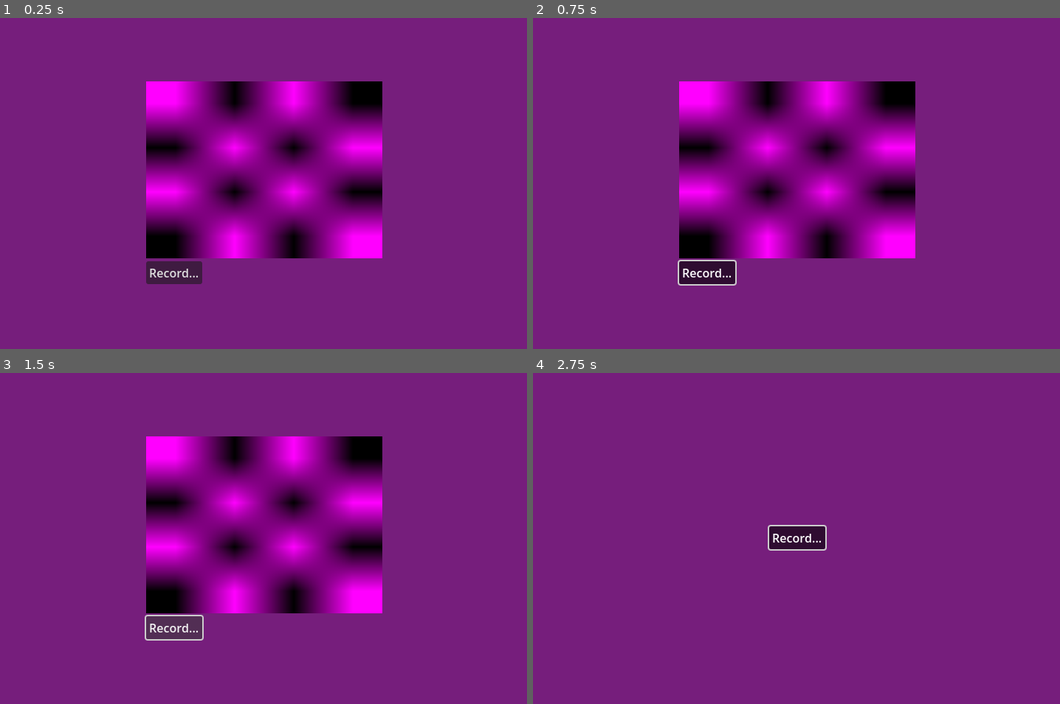
Above: before the commit, frames 1-4 (two rows, left to right).
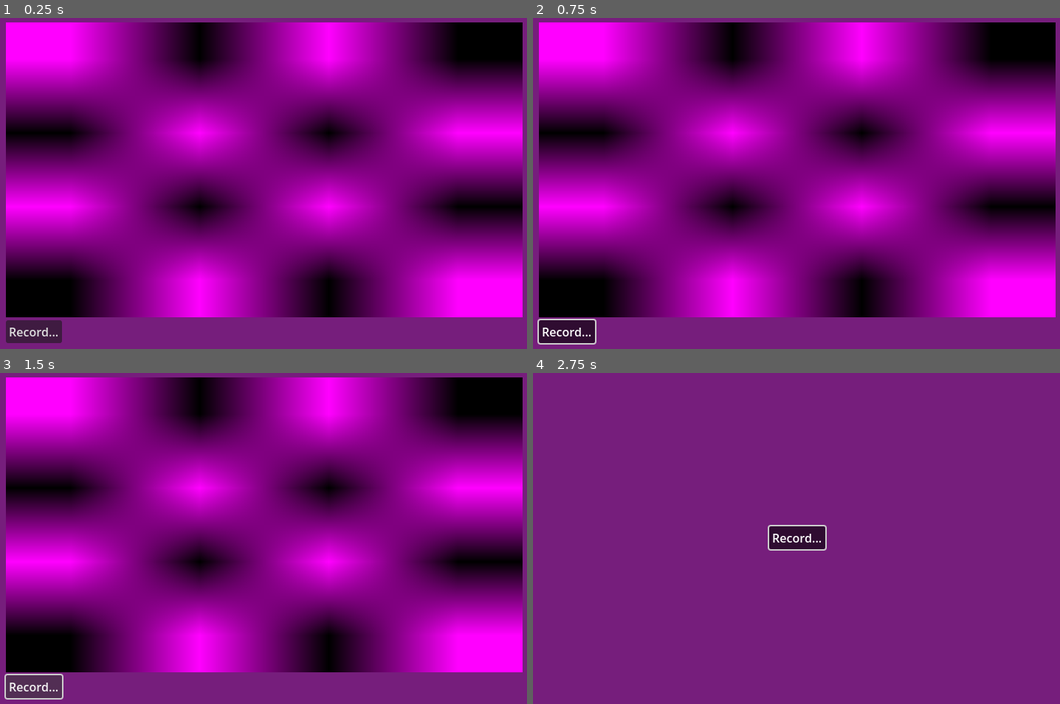
Above: after the commit, the same moments.

Repository: bezark/Monsters-Are-Attacking-the-City
Game: Godot game, scene res://SimpleRecorder.tscn
Two runs of this game, one before a commit and one after it. Both use one fixed random seed, a clock stepped at 60 frames per second and the inputs below.
Inputs:
- Up to frame 1 (0.25 s): no input
- Up to frame 2 (0.75 s): click "Record..." at 0.5 s
- Up to frame 3 (1.5 s): click "Record..." at 1.25 s
- Up to frame 4 (2.75 s): click "Record..." at 2 s

The runs differ from the first frame. In frame 1, 82% of the frame differs, in the area x 1-100%, y 1-99%; in frame 2, 82%, in the area x 0-100%, y 1-99%; in frame 3, 82%; in frame 4, nothing differs.

Commit message:
Update SimpleRecorder.tscn

Diff:
--- a/monsters-attacking/SimpleRecorder.tscn
+++ b/monsters-attacking/SimpleRecorder.tscn
@@ -33,7 +33,7 @@
 layout_mode = 2
 
 [node name="WebcamTexture" type="TextureRect" parent="CenterContainer/VBoxContainer"]
-custom_minimum_size = Vector2(320, 240)
+custom_minimum_size = Vector2(700, 400)
 layout_mode = 2
 texture = ExtResource("2_oy6hb")
 expand_mode = 1
